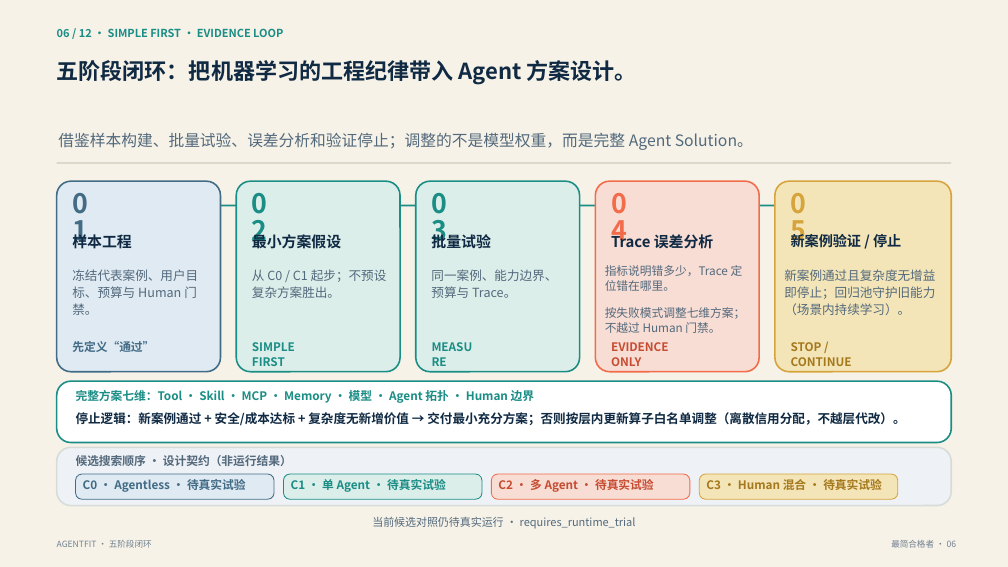
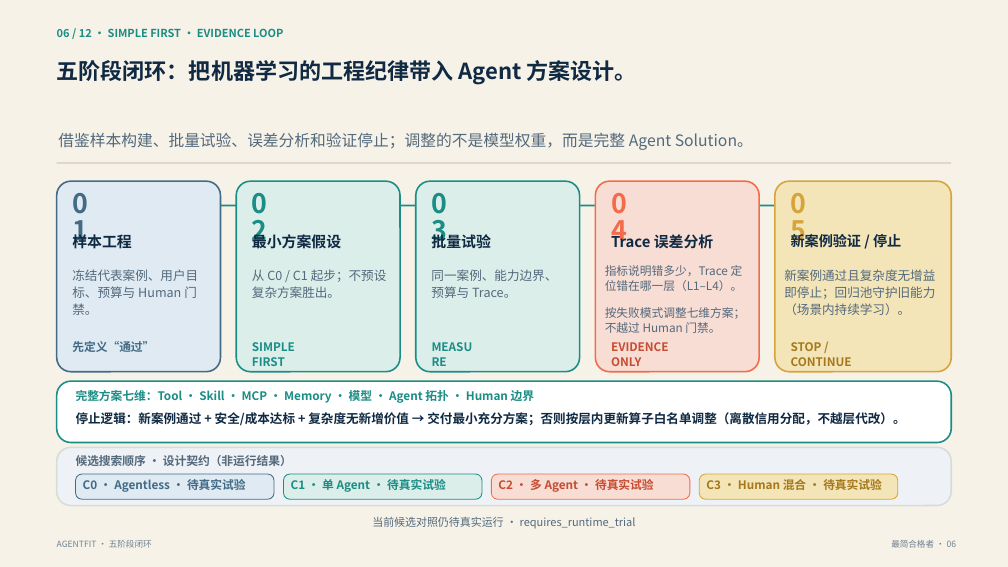
Before and after one commit to kailiangshang/agentfit, a slide deck: slide 6 of competition/2026-08-15/submission/agentfit-submission.pptx. Drawn at 1008x567 pixels with LibreOffice and Linux fonts; fonts in the diff are those of the drawing. Boxes give left, top, right and bottom in pixels: in the first picture for what was removed or moved away, otherwise in the second. Text is boxed around its words. In the diff, an @@ line names an element or a change of style, - is before the commit and + after.

```diff
--- a/competition/2026-08-15/submission/agentfit-submission.pptx
+++ b/competition/2026-08-15/submission/agentfit-submission.pptx
@@ text at <box>605,265,743,291</box>: text changed @@
-指标说明错多少，Trace 定位错在哪里。
+指标说明错多少，Trace 定位错在哪一层（L1–L4）。
```
Also in this commit, not shown: 3 other slides changed, 8 other files.
